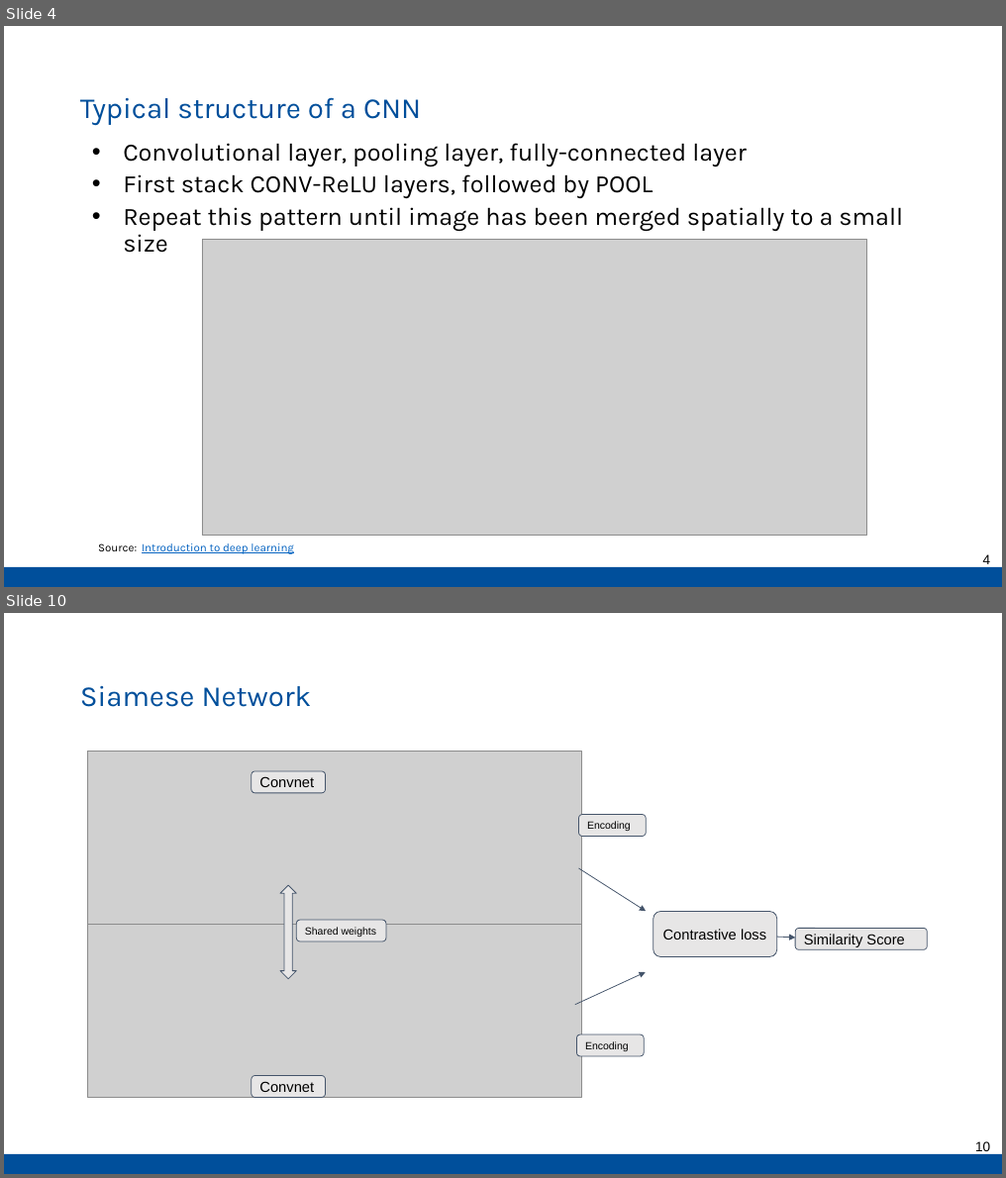
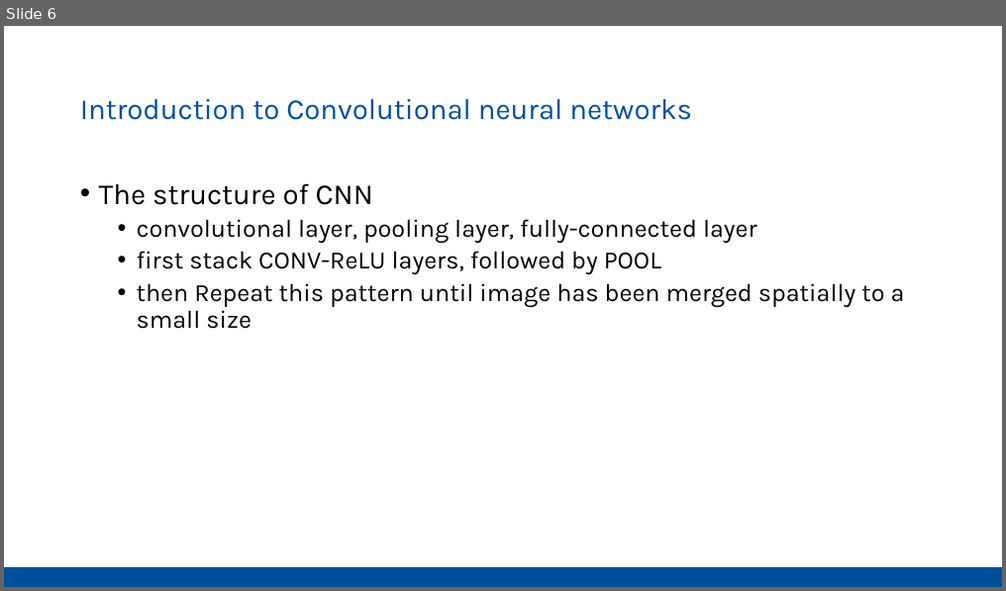
Before and after one commit to Pathi-rao/Image-Similarity-Estimation-using-Siamese-Neural-Networks, a slide deck: presentation.pptx. Shown one above the other, each under a label of ours: slides 4 and 10 before the commit, slide 6 after it; the slides between them are not shown. The pictures are 1006x1178 and 1006x591 pixels, drawn with LibreOffice and Linux fonts; fonts in the diff are those of the drawing; grey boxes stand for pictures. Boxes give left, top, right and bottom in pixels: in the first picture for what was removed or moved away, otherwise in the second. Text is boxed around its words. In the diff, an @@ line names an element or a change of style, - is before the commit and + after.

```diff
--- a/presentation.pptx
+++ b/presentation.pptx
@@ slide 10 removed at <box>4,613,1002,1174</box>, background #FFFFFF; not listed: 1 template element that a slide beside it also shows @@
@@ text removed at <box>80,686,312,707</box> @@
-Siamese Network
@@ picture removed at <box>87,752,581,925</box> @@
@@ rounded rectangle removed at <box>252,771,325,793</box> @@
-Convnet
@@ rounded rectangle removed at <box>579,814,647,836</box> @@
-Encoding
@@ arrow removed from (579, 868) to (646, 911) @@
@@ up down arrow removed at <box>280,885,297,979</box> @@
@@ picture removed at <box>87,925,581,1097</box> @@
@@ rounded rectangle removed at <box>297,920,386,942</box> @@
-Shared weights
@@ rounded rectangle removed at <box>653,912,776,958</box> @@
-Contrastive loss
@@ arrow removed from (777, 937) to (795, 938) @@
@@ rounded rectangle removed at <box>795,928,927,950</box> @@
-Similarity Score
@@ arrow removed from (575, 1004) to (646, 972) @@
@@ rounded rectangle removed at <box>576,1035,645,1057</box> @@
-Encoding
@@ rounded rectangle removed at <box>252,1075,325,1097</box> @@
-Convnet
@@ page number removed at <box>975,1142,990,1152</box> @@
-10
@@ what was slide 4 is now slide 6 @@
@@ slide 6 changed as well @@
@@ title at <box>80,99,692,120</box>: text changed @@
-Typical structure of a CNN
+Introduction to Convolutional neural networks
@@ text at <box>99,183,905,329</box>: text changed @@
-• Convolutional layer, pooling layer, fully-connected layer
-• First stack CONV-ReLU layers, followed by POOL
-• Repeat this pattern until image has been merged spatially to a small size
+• The structure of CNN
+  • convolutional layer, pooling layer, fully-connected layer
+  • first stack CONV-ReLU layers, followed by POOL
+  • then Repeat this pattern until image has been merged spatially to a small size
@@ picture removed at <box>202,240,867,536</box> @@
@@ text removed at <box>98,544,294,555</box> @@
-Source: Introduction to deep learning
@@ page number removed at <box>983,555,991,565</box> @@
-4
```
Also in this commit, not shown: 1 other slide changed, 15 slides added, 15 other slides removed.
